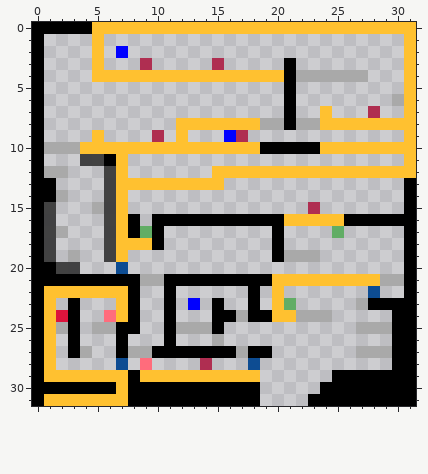
Two versions of one pixel-art sprite, AridArnold/Content/Levels/level4-1.png. The picture above is the old version.
The file is 32x32 pixels. Colours within 5 levels of each other are drawn and written as one.
Once edited:
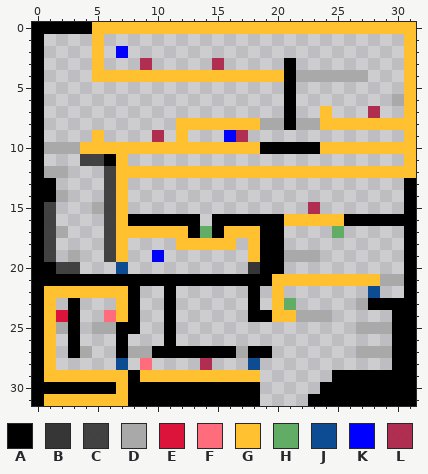
Palette (. is transparent): A #000000  B #363636  C #404040fc  D #a9a9a9  E #dc143c  F #ff6c7c  G #ffc130  H #61ad65  J #0d4c92  K #0000ff  L #af2d50fe
From old to new:
The edit adds colour A in row 16 at x 9; in row 17 at x 13, 15 and 19; in rows 18 to 19 at x 19; in row 20 at x 19 to 20.
Colour D gives way to colour A in row 21 at x 9 to 10.
The edit adds colour B in row 20 at x 18.
The edit adds colour G in row 12 at x 8 to 14; in row 17 at x 11 to 12 and 16 to 18; in row 18 at x 12 to 16 and 18; in row 19 at x 18.
Colour A gives way to colour G in row 17 at x 8 and 10.
Colour H gives way to colour G in row 17 at x 9.
The edit adds colour H in row 17 at x 14.
The edit adds colour K in row 19 at x 10.
The author cleared colour A in row 16 at x 14; in row 18 at x 10; in row 23 at x 15; in row 24 at x 15 to 16; in row 25 at x 15.
The author cleared colour D in row 24 at x 17; in row 25 at x 12 to 14; in row 26 at x 15.
The author cleared colour G in row 13 at x 8 to 15; in row 18 at x 8 to 9.
The author cleared colour K in row 23 at x 13.
Where, in picture pixels (left, top, right, bottom), the same in both pictures:
changed: (128, 166, 284, 346)
